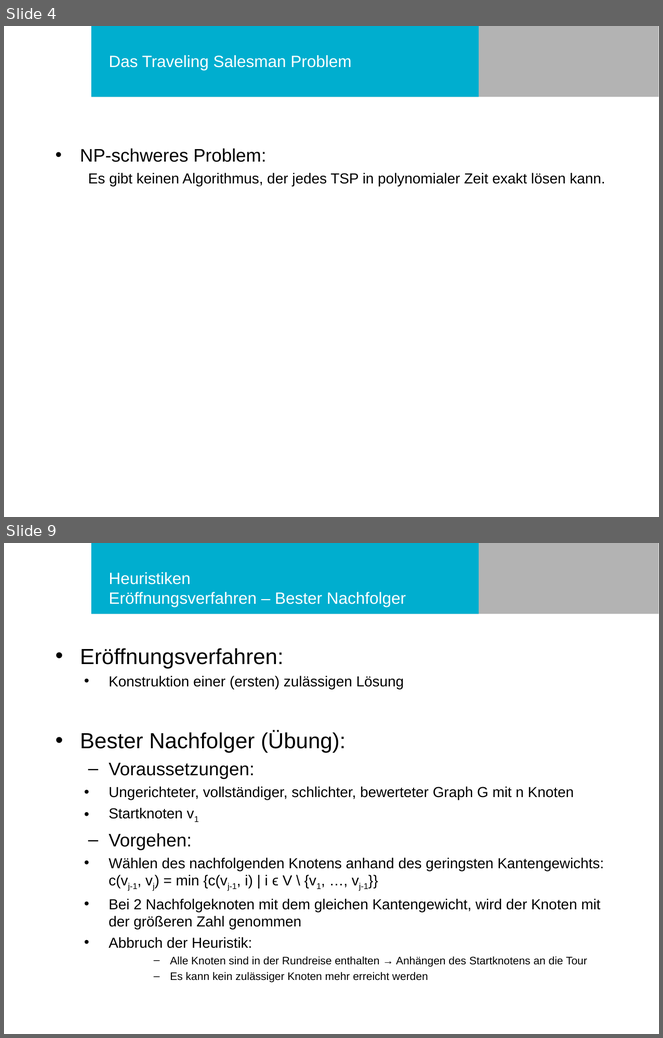
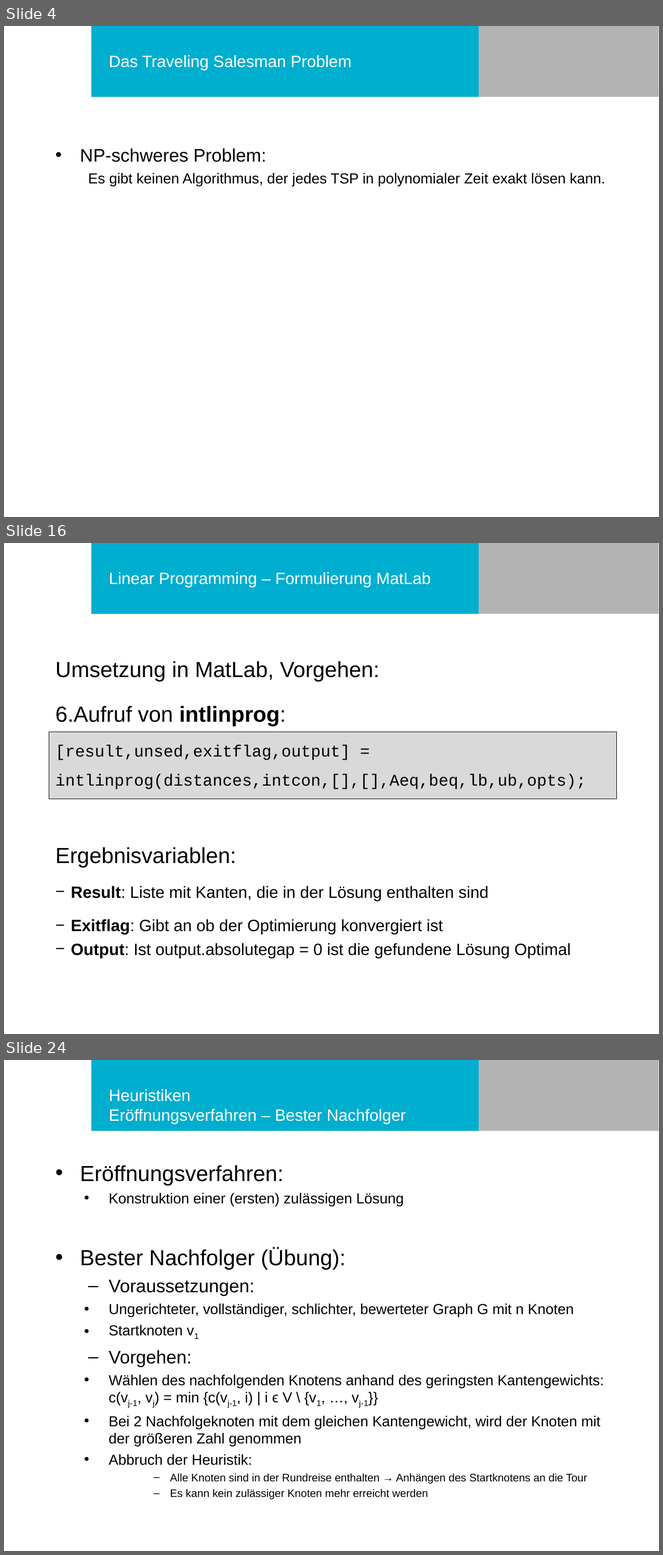
Before and after one commit to philurlaub/matlab2016, a slide deck: Präsentation.ppt. Shown one above the other, each under a label of ours: slides 4 and 9 before the commit, slides 4, 16 and 24 after it; the slides between them are not shown. The pictures are 663x1038 and 663x1555 pixels, drawn with LibreOffice and Linux fonts; fonts in the diff are those of the drawing; background and template pictures are left out. Boxes give left, top, right and bottom in pixels: in the first picture for what was removed or moved away, otherwise in the second. Text is boxed around its words. In the diff, an @@ line names an element or a change of style, - is before the commit and + after.

```diff
--- a/Präsentation.ppt
+++ b/Präsentation.ppt
@@ slide 16 added at <box>4,543,659,1034</box>, background #FFFFFF; not listed: 2 template elements that a slide beside it also shows @@
@@ title added at <box>109,572,431,587</box>, 18 pt, text #FFFFFF @@
+Linear Programming – Formulierung MatLab
@@ text added at <box>55,661,586,958</box>, 18 pt, text #000000 @@
+Umsetzung in MatLab, Vorgehen:
+6. Aufruf von intlinprog:
+[result,unsed,exitflag,output] =
+intlinprog(distances,intcon,[],[],Aeq,beq,lb,ub,opts);
+Ergebnisvariablen:
+− Result: Liste mit Kanten, die in der Lösung enthalten sind
+− Exitflag: Gibt an ob der Optimierung konvergiert ist
+− Output: Ist output.absolutegap = 0 ist die gefundene Lösung Optimal
@@ rectangle added at <box>49,732,617,798</box>, fill #D9D9D9, outline #000000 0.74 pt @@
@@ what was slide 9 is now slide 24 @@
```
Also in this commit, not shown: 6 slides changed, 16 other slides added, 2 slides removed.
